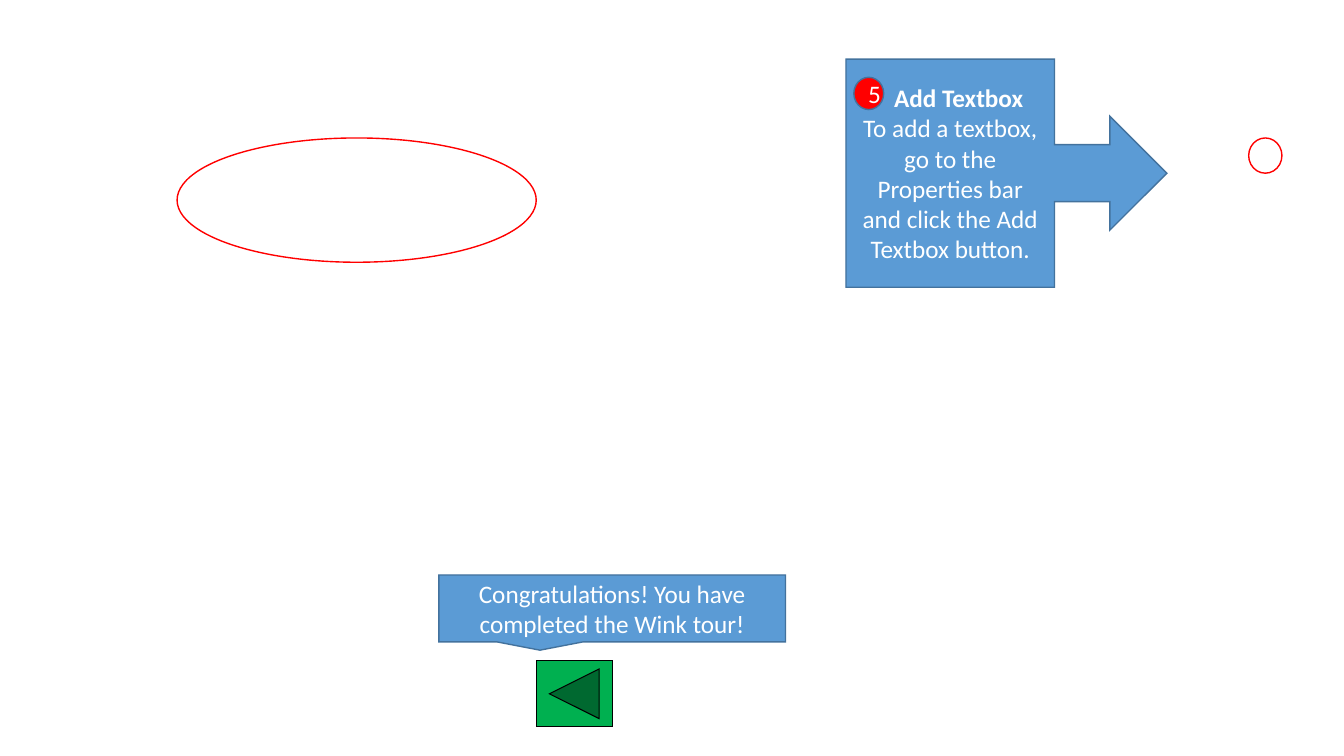
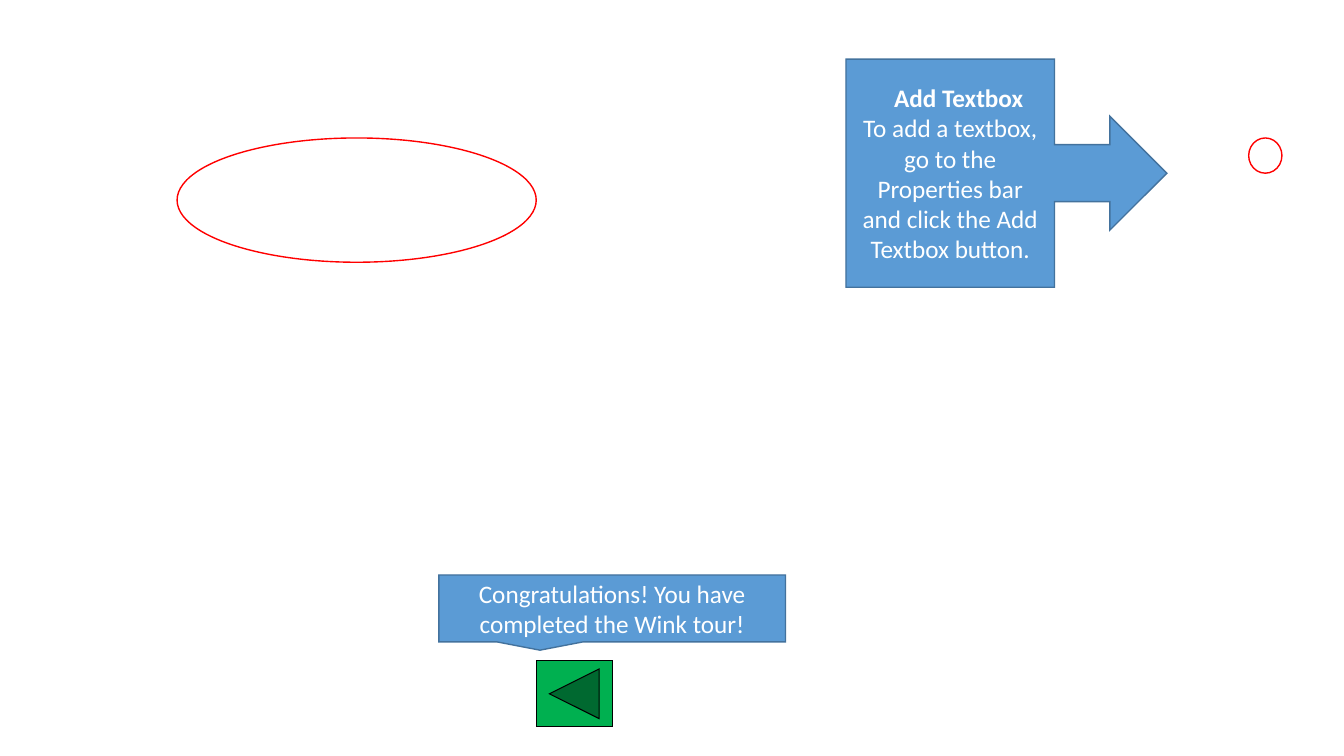
Before and after one commit to ZoeLawson/mcc_tools_tech, a slide deck: slide 6 of Week04-Tours/Homework/lisa_fleischmann_week4_homework/Lisa_Fleischmann_Wink_Tour_Rev3.pptx. Drawn at 1344x756 pixels with LibreOffice and Linux fonts; fonts in the diff are those of the drawing; background and template pictures are left out. Boxes give left, top, right and bottom in pixels: in the first picture for what was removed or moved away, otherwise in the second. Text is boxed around its words. In the diff, an @@ line names an element or a change of style, - is before the commit and + after.

```diff
--- a/Week04-Tours/Homework/lisa_fleischmann_week4_homework/Lisa_Fleischmann_Wink_Tour_Rev3.pptx
+++ b/Week04-Tours/Homework/lisa_fleischmann_week4_homework/Lisa_Fleischmann_Wink_Tour_Rev3.pptx
@@ ellipse removed at box(854, 78, 884, 110) @@
-5
```
Also in this commit, not shown: 3 other slides changed, 1 other file.
